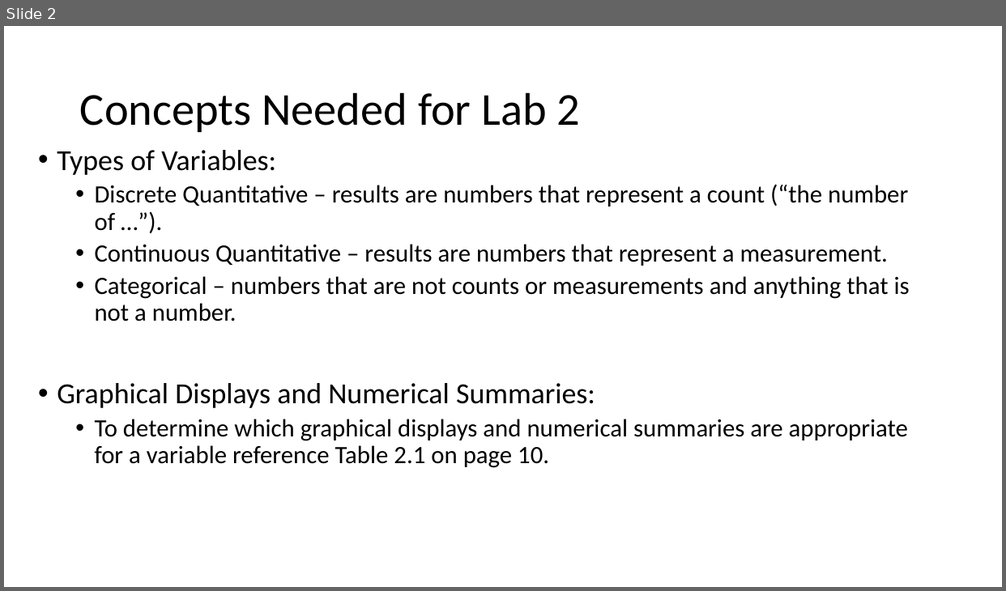
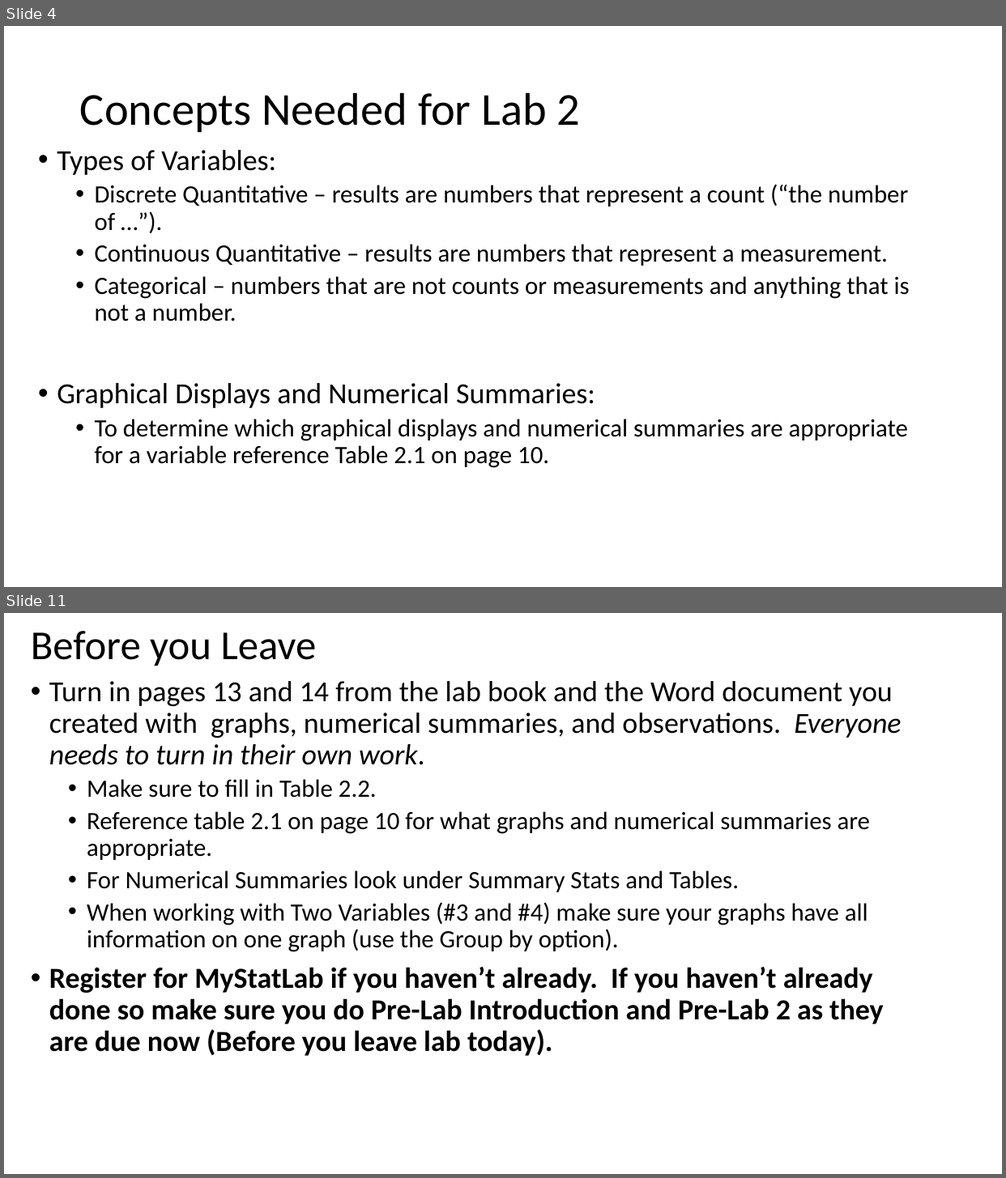
Before and after one commit to Shanlearning/Stat-201-teaching, a slide deck: Lab2/Lab 2.pptx. Shown one above the other, each under a label of ours: slide 2 before the commit, slides 4 and 11 after it; the slides between them are not shown. The pictures are 1006x591 and 1006x1178 pixels, drawn with LibreOffice and Linux fonts; fonts in the diff are those of the drawing. Boxes give left, top, right and bottom in pixels: in the first picture for what was removed or moved away, otherwise in the second. Text is boxed around its words. In the diff, an @@ line names an element or a change of style, - is before the commit and + after.

```diff
--- a/Lab2/Lab 2.pptx
+++ b/Lab2/Lab 2.pptx
@@ slide 11 added at (4, 613, 1002, 1174), background #FFFFFF @@
@@ title added at (31, 631, 317, 666), 39.6 pt, text #000000 @@
+Before you Leave
@@ text added at (49, 681, 901, 1056), 28 pt, text #000000 @@
+• Turn in pages 13 and 14 from the lab book and the Word document you created with graphs, numerical summaries, and observations. Everyone needs to turn in their own work.
+  • Make sure to fill in Table 2.2.
+  • Reference table 2.1 on page 10 for what graphs and numerical summaries are appropriate.
+  • For Numerical Summaries look under Summary Stats and Tables.
+  • When working with Two Variables (#3 and #4) make sure your graphs have all information on one graph (use the Group by option).
+• Register for MyStatLab if you haven’t already. If you haven’t already done so make sure you do Pre-Lab Introduction and Pre-Lab 2 as they are due now (Before you leave lab today).
@@ what was slide 2 is now slide 4 @@
```
Also in this commit, not shown: 1 slide changed, 8 other slides added.
